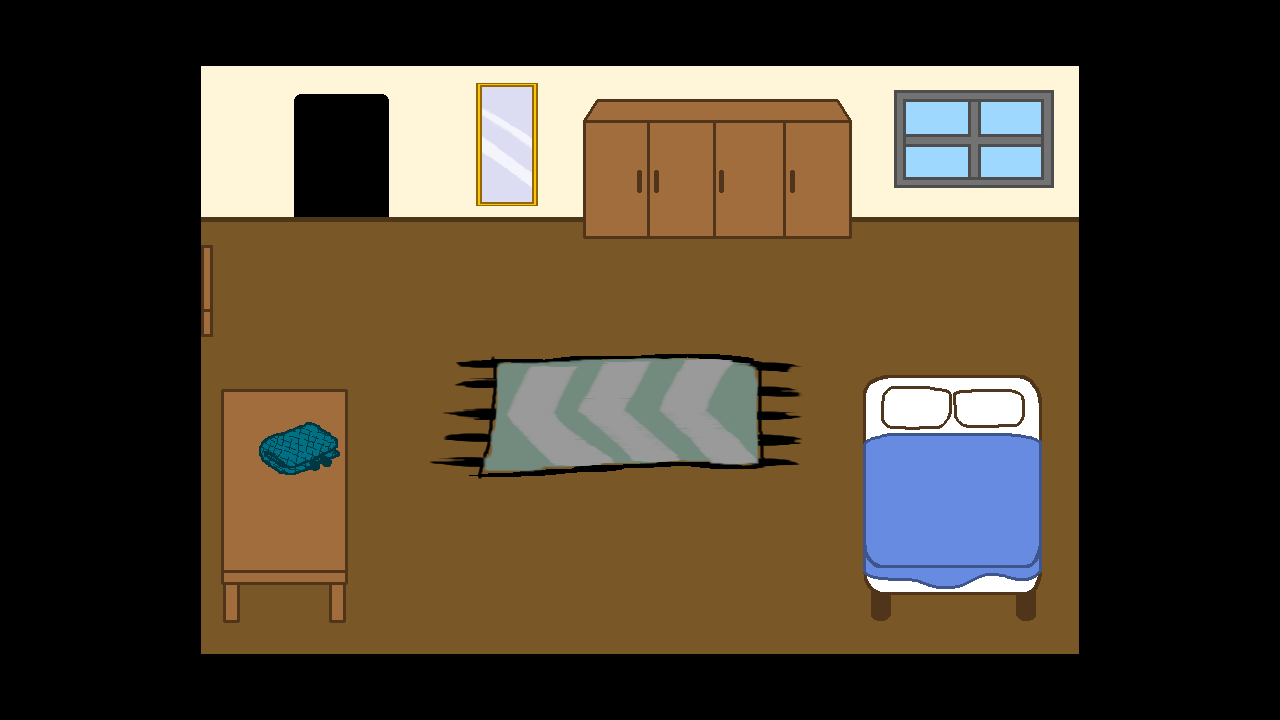
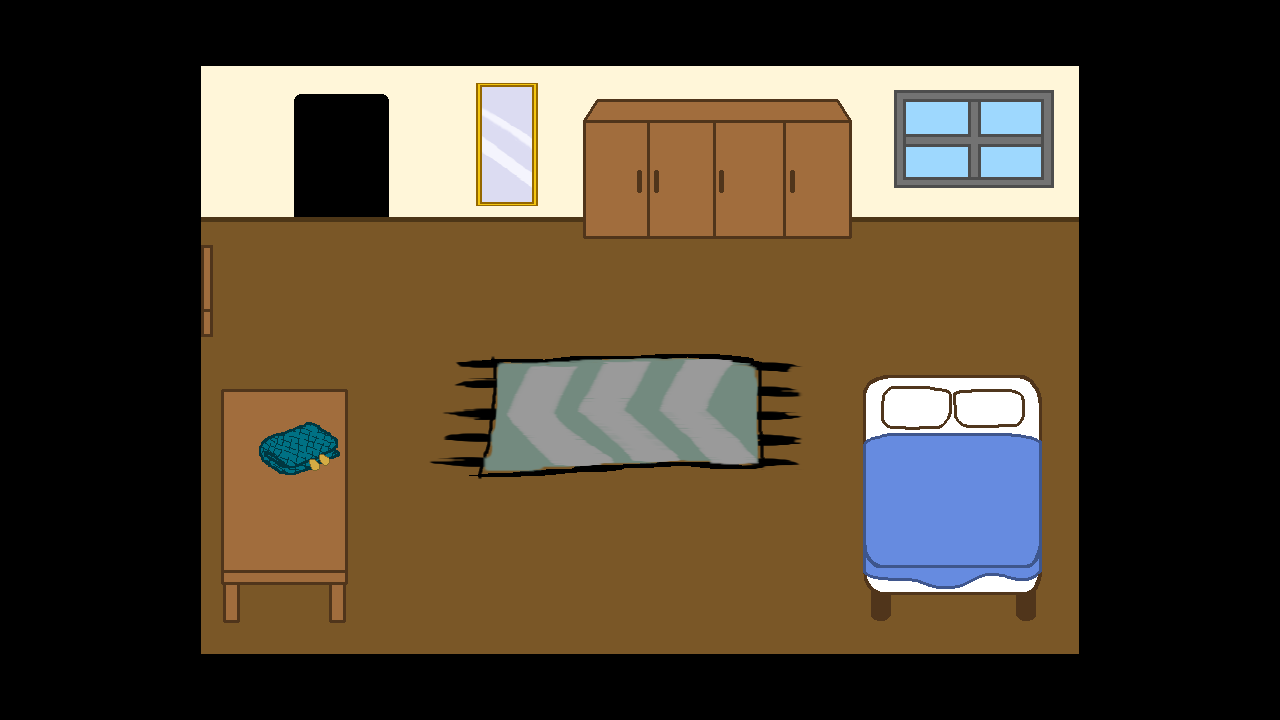
Revision of a layered 1280px x 720px image; what changed, layer by layer:
painted on "spr_rm01_desk_wallet" over bbox(308, 454, 332, 471)
